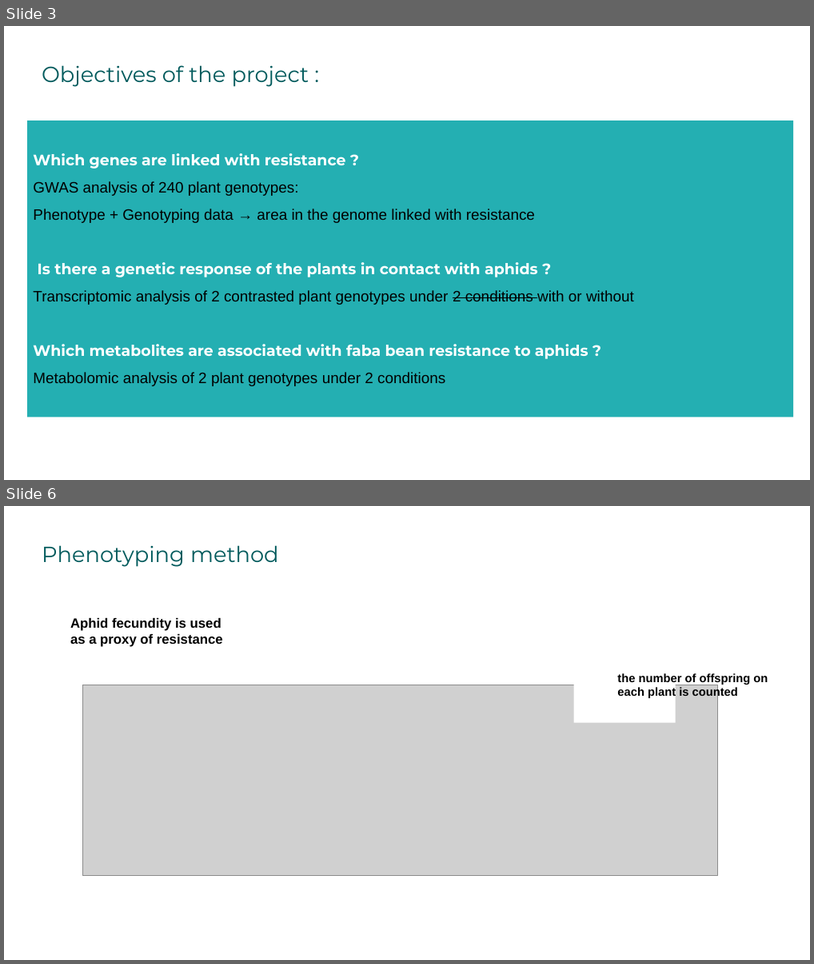
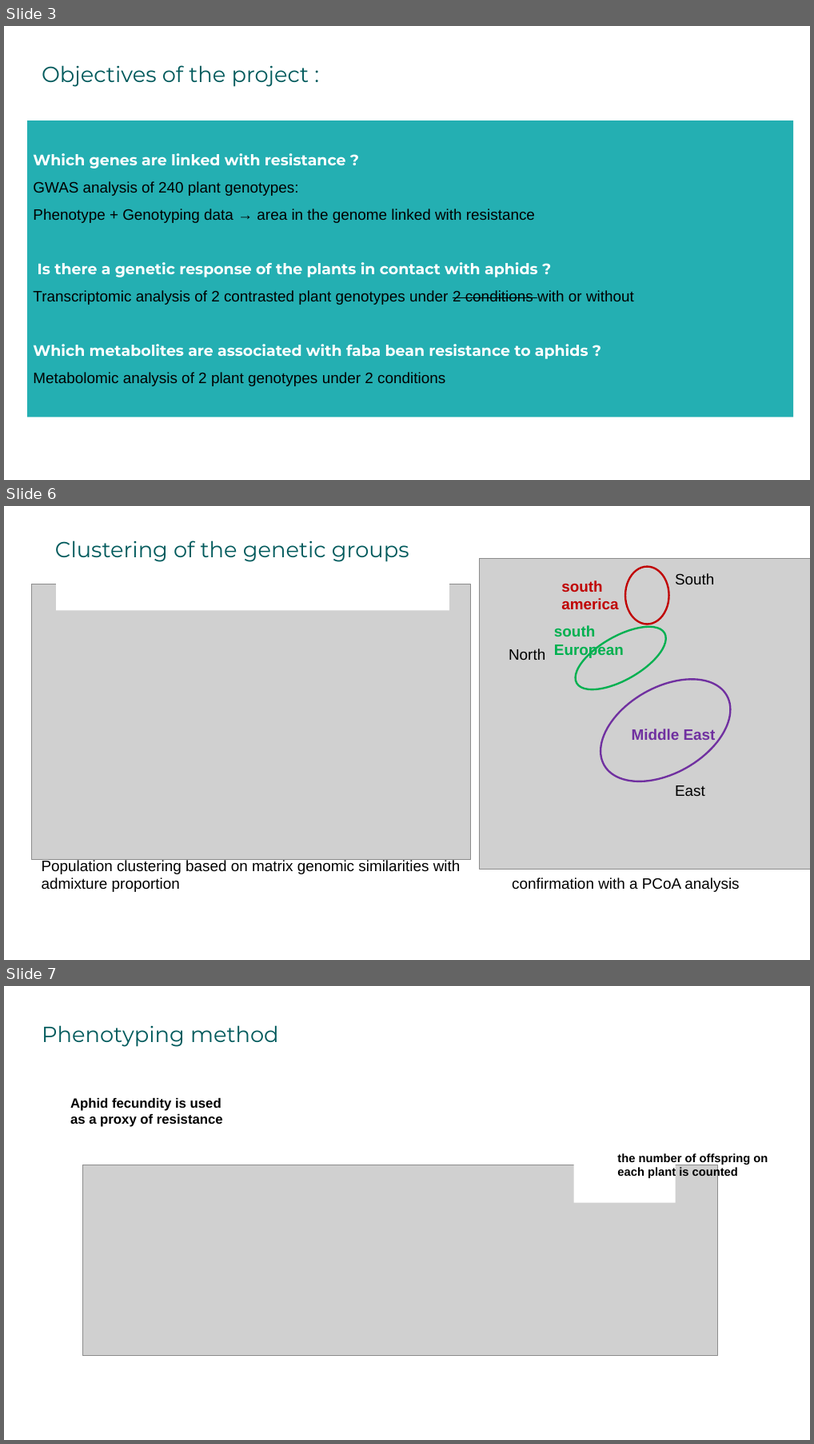
Before and after one commit to igepp-egi/faba_specifics, a slide deck: M01-metabolomic-analysis/untargeted_metabolomic/presentation metabo.pptx. Shown one above the other, each under a label of ours: slides 3 and 6 before the commit, slides 3, 6 and 7 after it; the slides between them are not shown. The pictures are 814x964 and 814x1444 pixels, drawn with LibreOffice and Linux fonts; fonts in the diff are those of the drawing; grey boxes stand for pictures. Boxes give left, top, right and bottom in pixels: in the first picture for what was removed or moved away, otherwise in the second. Text is boxed around its words. In the diff, an @@ line names an element or a change of style, - is before the commit and + after.

```diff
--- a/M01-metabolomic-analysis/untargeted_metabolomic/presentation metabo.pptx
+++ b/M01-metabolomic-analysis/untargeted_metabolomic/presentation metabo.pptx
@@ slide 6 added at <box>4,506,810,960</box>, background #FFFFFF @@
@@ text added at <box>55,540,410,562</box>, 26 pt, text #005A5C @@
+Clustering of the genetic groups
@@ picture added at <box>479,559,810,869</box> @@
@@ ellipse added at <box>626,567,670,624</box>, outline #C00000 2.25 pt @@
@@ text added at <box>675,573,714,584</box>, 18 pt, text #000000 @@
+South
@@ picture added at <box>32,584,472,860</box> @@
@@ rectangle added at <box>56,582,450,610</box>, fill #FFFFFF @@
@@ text added at <box>562,580,618,609</box>, 18 pt, text #C00000, bold @@
+south america
@@ text added at <box>554,625,624,658</box>, 18 pt, text #00B050, bold @@
+south European
@@ ellipse added at <box>566,614,676,702</box>, outline #00B050 2.25 pt @@
@@ text added at <box>509,648,546,660</box>, 18 pt, text #000000 @@
+North
@@ ellipse added at <box>583,658,748,802</box>, outline #7030A0 2.25 pt @@
@@ text added at <box>632,728,716,743</box>, 18 pt, text #7030A0, bold @@
+Middle East
@@ text added at <box>675,785,706,796</box>, 18 pt, text #000000 @@
+East
@@ text added at <box>42,859,461,892</box>, 18 pt, text #000000 @@
+Population clustering based on matrix genomic similarities with admixture proportion
@@ text added at <box>512,877,739,892</box>, 18 pt, text #000000 @@
+confirmation with a PCoA analysis
@@ what was slide 6 is now slide 7 @@
```
Also in this commit, not shown: 4 slides changed, 3 other slides added, 9 slides removed, 2 other files.
